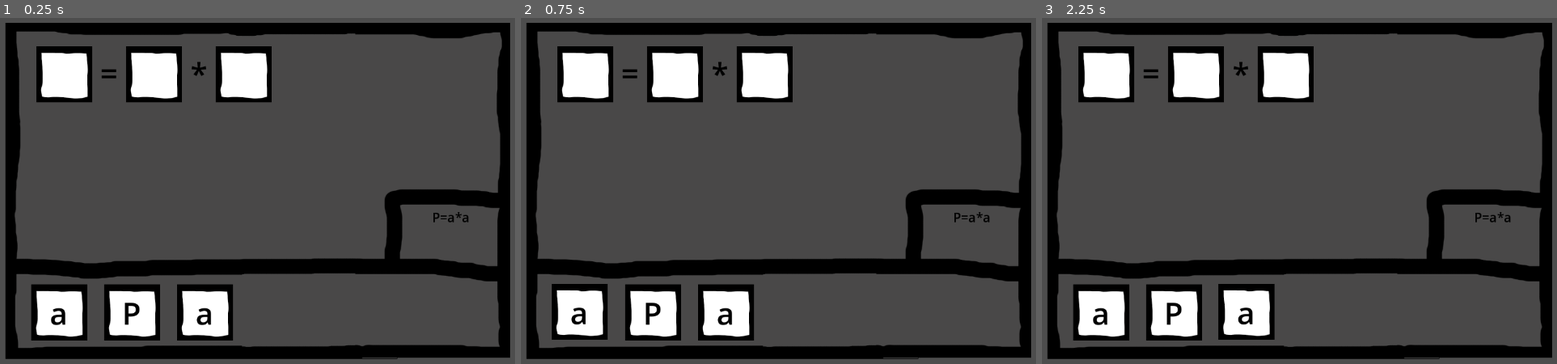
Above: before the commit, frames 1-3 (left to right).
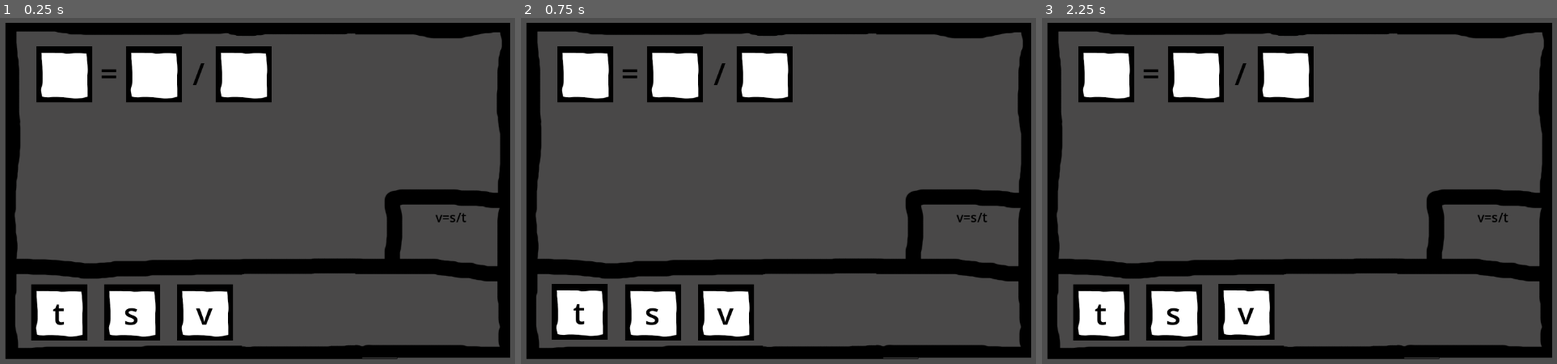
Above: after the commit, the same moments.

Repository: igorzasty2/wzimongus
Game: Godot game, scene res://scenes/mingames/fill_formulas/fill_formulas.tscn
Same seed, same stepped clock (60 frames per second), same inputs: the game is played once before the commit and once after it. This scene is started directly instead of the project's main scene.
Inputs (mouse positions are in pixels of both pictures, inside the frame that each line leads up to):
- Up to frame 1 (0.25 s): no input
- Up to frame 2 (0.75 s): tap Enter at 0.5 s; move the mouse to (577, 312) at 0.52 s; hold Right (ui_right) from 0.53 s (still down); click (577, 312) at 0.67 s
- Up to frame 3 (2.25 s): tap Space at 1.25 s; move the mouse to (1175, 312) at 1.27 s; release Right (ui_right) at 1.28 s; hold Down (ui_down) 1.28-2.03 s; click (1175, 312) at 1.42 s; tap Enter at 2 s; move the mouse to (1248, 312) at 2.02 s; hold Right (ui_right) from 2.03 s (still down); click (1248, 312) at 2.17 s

The runs differ from the first frame. In frame 1, 0.5% of the frame differs, in the area x 9-92%, y 12-89%; in frame 2, 0.5%; in frame 3, 0.5%.

Commit message:
Changed naming convention and formatting
Changed naming of classes and variables to be more consisten with GDScript docs and in scope of this code
also added comments in space.gd and in letter.gd

Diff:
--- a/scenes/mingames/fill_formulas/assets/subscenes/Letter.gd
+++ b/scenes/mingames/fill_formulas/assets/subscenes/Letter.gd
@@ -1,34 +1,50 @@
 extends StaticBody2D
 
+# Klasa funkcjonuje jako przesuwalne myszką pole z literą które umieścić należy
+# w odpowiednim polu
+
+# Zmienna przechowujące informacje o tym, czy gracz przytrzymuje myszę nad polem
+# z literą, konieczne do przmieszczania pola
 var mouse_on_object = false
+# original_position przetrzymuje informacje o początkowym położeniu pola, daje
+# możliwość przywrócenia tej pozycji po nieprawidłowym przesunięciu pola
 var original_position = position
+# id służy do przetrzymania litery która znajduje się wewnątrz pola,
+# wykorzystywane przede wszystkim przez główny skrypt minigry
 var id = ""
+# placed informuje o tym, czy pole zostało już "położone" na odpowiednim miejscu
+# wzoru, służy do wyłączenia możliwości poruszania polem
 var placed = false
 
-# Called when the node enters the scene tree for the first time.
-func _ready():
-	pass
 
+func _process(delta):
+	# sprawdza czy pole powinno być w danym momencie poruszane, zwraca true jeśli
+	# myszka znajduje się nad polem, wciśnięty jest lewy przycisk myszy i pole
+	# nie zostało ustawione na odpowiednim miejscu
+	if(
+		Input.is_mouse_button_pressed(MOUSE_BUTTON_LEFT)
+		&& mouse_on_object
+		&& placed == false
+	):
+		position = get_viewport().get_mouse_position()
 
-# Called every frame. 'delta' is the elapsed time since the previous frame.
-func _process(delta):
-	#print(mouse_on_object)
-	if(Input.is_mouse_button_pressed(MOUSE_BUTTON_LEFT) && mouse_on_object && placed == false):
-		position = 	get_viewport().get_mouse_position()
-
-
+# funkcja przywraca pole do pozycji oryginalnej
 func return_to_orig_pos():
 	position = original_position
 
+
 func _on_mouse_entered():
-	if (!get_parent().isMoving && placed == false):
+	# instrukcja warunkowa konieczna aby niemożliwe było podniesienie
+	# jednocześnie więcej niż jednego pola
+	if (!get_parent().is_moving && placed == false):
 		mouse_on_object = true
-		get_parent().isMoving = true
-		get_parent().isMovingId = id
+		get_parent().is_moving = true
+		get_parent().is_moving_id = id
 		get_parent().moving = self
 
 
 func _on_mouse_exited():
-	if (get_parent().isMoving && get_parent().isMovingId == id):
+	# Przywraca możliwość podnoszenia innych pól z literami
+	if (get_parent().is_moving && get_parent().is_moving_id == id):
 		mouse_on_object = false
-		get_parent().isMoving = false
+		get_parent().is_moving = false
--- a/scenes/mingames/fill_formulas/assets/subscenes/letter.tscn
+++ b/scenes/mingames/fill_formulas/assets/subscenes/letter.tscn
@@ -1,6 +1,6 @@
 [gd_scene load_steps=4 format=3 uid="uid://cl7p411qvsgv"]
 
-[ext_resource type="Script" path="res://scenes/mingames/fill_formulas/assets/subscenes/Letter.gd" id="1_iv0tn"]
+[ext_resource type="Script" path="res://scenes/mingames/fill_formulas/assets/subscenes/letter.gd" id="1_ooer1"]
 [ext_resource type="Texture2D" uid="uid://baufr16iq3322" path="res://scenes/mingames/fill_formulas/assets/guiElements/letter.png" id="2_2ff2l"]
 
 [sub_resource type="RectangleShape2D" id="RectangleShape2D_othcc"]
@@ -8,7 +8,7 @@
 
 [node name="Letter" type="StaticBody2D"]
 input_pickable = true
-script = ExtResource("1_iv0tn")
+script = ExtResource("1_ooer1")
 
 [node name="Sprite2D" type="Sprite2D" parent="."]
 texture = ExtResource("2_2ff2l")
--- a/scenes/mingames/fill_formulas/assets/subscenes/space.gd
+++ b/scenes/mingames/fill_formulas/assets/subscenes/space.gd
@@ -1,17 +1,20 @@
 extends Area2D
 
+# Ta klasa funkcjonuje jako pole w którym należy umieścić literę składającą się
+# na wzór matematyczny
+
+# Zmienna base_area przechowuje informacje o rozmiarze pola
 var base_area:Rect2
+# wanted_letter przechowuje informacje o tym jaką literę należy umieścić w polu
 var wanted_letter
+# correct_area przechowuje obecną intormacje o położeniu pola, wykorzystywana
+# jest w głównym skrypcie
 var correct_area:Rect2
 
-# Called when the node enters the scene tree for the first time.
+
 func _ready():
 	base_area = $Sprite2D.get_rect()
 
-
-# Called every frame. 'delta' is the elapsed time since the previous frame.
-func _process(delta):
-	pass
-
-func _set_area():
+# Funkcja służy do uzyskania dokładnego położenia stworzonej już instancji
+func set_area():
 	correct_area = Rect2(position - base_area.size/2, base_area.size)
--- a/scenes/mingames/fill_formulas/assets/subscenes/space.tscn
+++ b/scenes/mingames/fill_formulas/assets/subscenes/space.tscn
@@ -6,7 +6,7 @@
 [sub_resource type="RectangleShape2D" id="RectangleShape2D_utoeq"]
 size = Vector2(100, 100)
 
-[node name="space" type="Area2D"]
+[node name="Space" type="Area2D"]
 script = ExtResource("1_8hdcv")
 metadata/_edit_group_ = true
 
--- a/scenes/mingames/fill_formulas/fill_formulas.gd
+++ b/scenes/mingames/fill_formulas/fill_formulas.gd
@@ -1,30 +1,29 @@
 extends Node2D
 
-const formulas = {0: "F=m*v", 1: "v=s/t", 2:"a=v/t", 3:"P=a*a", 4:"P=a*h", 5:"P=2πr", 6:"P=a*h/2"}
-var innertext:RichTextLabel
-var letters = []
-var isMoving = false
-var isMovingId = 0
+const FORMULAS = {0: "F=m*v", 1: "v=s/t", 2:"a=v/t", 3:"P=a*a", 4:"P=a*h", 5:"P=2πr", 6:"P=a*h/2"}
+@export
+var how_many_formulas = 3
+@export
+var white_gui = false
+var is_moving = false
+var is_moving_id = 0
 var moving
 var generated = []
 var times_generated = 0
 var point = 0
 var wanted_points = 0
 var finished = false
-@export
-var how_many_formulas = 3
-@export
-var white_gui = false
+
 
 # Called when the node enters the scene tree for the first time.
 func _ready():
-	random_generate()
+	_random_generate()
 	if(white_gui):
-		$MinigameGui.texture = preload("res://scenes/mingames/fill_formulas/assets/guiElements/minigameGui2.png")
+		$MinigameGui.texture = preload("res://scenes/mingames/fill_formulas/assets/guiElements/minigame_gui2.png")
 
 # Called every frame. 'delta' is the elapsed time since the previous frame.
 func _process(delta):
-	letters = _get_letters()
+	var letters = _get_letters()
 	var spaces = _get_spaces()
 	for l in letters:
 		if moving != null && moving.placed == false:
@@ -40,44 +39,45 @@
 	if(point == wanted_points && times_generated != how_many_formulas):
 		wanted_points = 0
 		point = 0
-		random_generate()
+		_random_generate()
 	if(point == wanted_points && times_generated == how_many_formulas):
 		if(finished == false):
-			finish_game()
+			_finish_game()
 			finished = true
 
 func _generate_letters(formula:String):
 	var r = ceil(formula.length()/2.0)
 	var sequence = []
+	var inner_text:RichTextLabel
 	while sequence.size() < r:
 		var rand = randi_range(0, r-1) * 2
 		if !sequence.has(rand):
 			sequence.append(rand)
 	for i in range(sequence.size()):
-		var letter = preload("res://scenes/mingames/fill_formulas/assets/subscenes/letter.tscn").instantiate()
+		var Letter = preload("res://scenes/mingames/fill_formulas/assets/subscenes/letter.tscn").instantiate()
 		var shift = Vector2(130, 0)
-		letter.position = $firstLetter.position + i * shift
-		innertext = letter.get_node("./LetterInBox")
-		innertext.text = "[center][font_size={55}][color=black]"
-		innertext.text += formula[int(sequence[i])] + "[/color][/font_size][/center]"
-		letter.original_position = letter.position
-		letter.id = formula[int(sequence[i])]
-		add_child(letter)
+		Letter.position = $FirstLetter.position + i * shift
+		inner_text = Letter.get_node("./LetterInBox")
+		inner_text.text = "[center][font_size={55}][color=black]"
+		inner_text.text += formula[int(sequence[i])] + "[/color][/font_size][/center]"
+		Letter.original_position = Letter.position
+		Letter.id = formula[int(sequence[i])]
+		add_child(Letter)
 
 func _generate_formula(formula:String):
 	var x_shift = Vector2(80, 0)
 	var y_shift = Vector2(0, 120)
 	for i in range(0, formula.length()):
 		if(i % 2 == 0):
-			var space = preload("res://scenes/mingames/fill_formulas/assets/subscenes/space.tscn").instantiate()
-			space.position = $startOfFormula.position + x_shift * i + y_shift * times_generated
-			space.wanted_letter = formula[i]
-			add_child(space)
-			space._set_area()
+			var Space = preload("res://scenes/mingames/fill_formulas/assets/subscenes/space.tscn").instantiate()
+			Space.position = $StartOfFormula.position + x_shift * i + y_shift * times_generated
+			Space.wanted_letter = formula[i]
+			add_child(Space)
+			Space.set_area()
 			wanted_points += 1
 		else:
 			var text:RichTextLabel = RichTextLabel.new()
-			text.position = ($startOfFormula.position - Vector2(40, 40)) + x_shift * i + y_shift * times_generated
+			text.position = ($StartOfFormula.position - Vector2(40, 40)) + x_shift * i + y_shift * times_generated
 			text.size = Vector2(80, 80)
 			text.bbcode_enabled = true
 			text.text = "[center][font_size={55}][color=black]" + formula[i] + "[/color][/font_size][/center]"
@@ -101,20 +101,20 @@
 		if space.wanted_letter == letter:
 			return space
 
-func random_generate():
-	var r = randi_range(0, formulas.size()-1)
-	if !generated.has(formulas[r]):
-		_generate_formula(formulas[r])
-		_generate_letters(formulas[r])
-		generated.append(formulas[r])
+func _random_generate():
+	var r = randi_range(0, FORMULAS.size()-1)
+	if !generated.has(FORMULAS[r]):
+		_generate_formula(FORMULAS[r])
+		_generate_letters(FORMULAS[r])
+		generated.append(FORMULAS[r])
 		times_generated += 1
 
-func finish_game():
+func _finish_game():
 	$Hint.text = "[center][font_size={70}][color=green]√[/color][/font_size][/center]"
 	$FinishTimer.start()
 
 func _on_finish_timer_timeout():
-	$finish.visible = true
+	$Finish.visible = true
 	for l in get_children():
-		if(l.name != "finish"):
+		if(l.name != "Finish"):
 			l.queue_free()
--- a/scenes/mingames/fill_formulas/fill_formulas.tscn
+++ b/scenes/mingames/fill_formulas/fill_formulas.tscn
@@ -1,15 +1,15 @@
 [gd_scene load_steps=4 format=3 uid="uid://buspc3xb5jkoq"]
 
 [ext_resource type="Script" path="res://scenes/mingames/fill_formulas/fill_formulas.gd" id="1_d3uug"]
-[ext_resource type="Texture2D" uid="uid://dh8gao0ctsou1" path="res://scenes/mingames/fill_formulas/assets/guiElements/minigameGui.png" id="1_s1dx8"]
+[ext_resource type="Texture2D" uid="uid://dh8gao0ctsou1" path="res://scenes/mingames/fill_formulas/assets/guiElements/minigame_gui.png" id="2_mk0br"]
 [ext_resource type="Texture2D" uid="uid://d2w7tbj37kix7" path="res://scenes/mingames/fill_formulas/assets/guiElements/congratulaciones.png" id="3_oyuu4"]
 
-[node name="fill_formulas" type="Node2D"]
+[node name="FillFormulas" type="Node2D"]
 script = ExtResource("1_d3uug")
 
 [node name="MinigameGui" type="Sprite2D" parent="."]
 position = Vector2(562, 323)
-texture = ExtResource("1_s1dx8")
+texture = ExtResource("2_mk0br")
 
 [node name="Hint" type="RichTextLabel" parent="."]
 offset_left = 822.0
@@ -18,13 +18,13 @@
 offset_bottom = 451.0
 bbcode_enabled = true
 
-[node name="firstLetter" type="Marker2D" parent="."]
+[node name="FirstLetter" type="Marker2D" parent="."]
 position = Vector2(208, 540)
 
-[node name="startOfFormula" type="Marker2D" parent="."]
+[node name="StartOfFormula" type="Marker2D" parent="."]
 position = Vector2(217, 115)
 
-[node name="finish" type="Sprite2D" parent="."]
+[node name="Finish" type="Sprite2D" parent="."]
 visible = false
 position = Vector2(575, 325)
 texture = ExtResource("3_oyuu4")
Renamed: scenes/mingames/fill_formulas/assets/guiElements/minigameGui.png -> scenes/mingames/fill_formulas/assets/guiElements/minigame_gui.png
Not shown, changed: scenes/mingames/fill_formulas/assets/guiElements/minigame_gui.png.import
Renamed: scenes/mingames/fill_formulas/assets/guiElements/minigameGui2.png -> scenes/mingames/fill_formulas/assets/guiElements/minigame_gui2.png
Not shown, changed: scenes/mingames/fill_formulas/assets/guiElements/minigame_gui2.png.import
